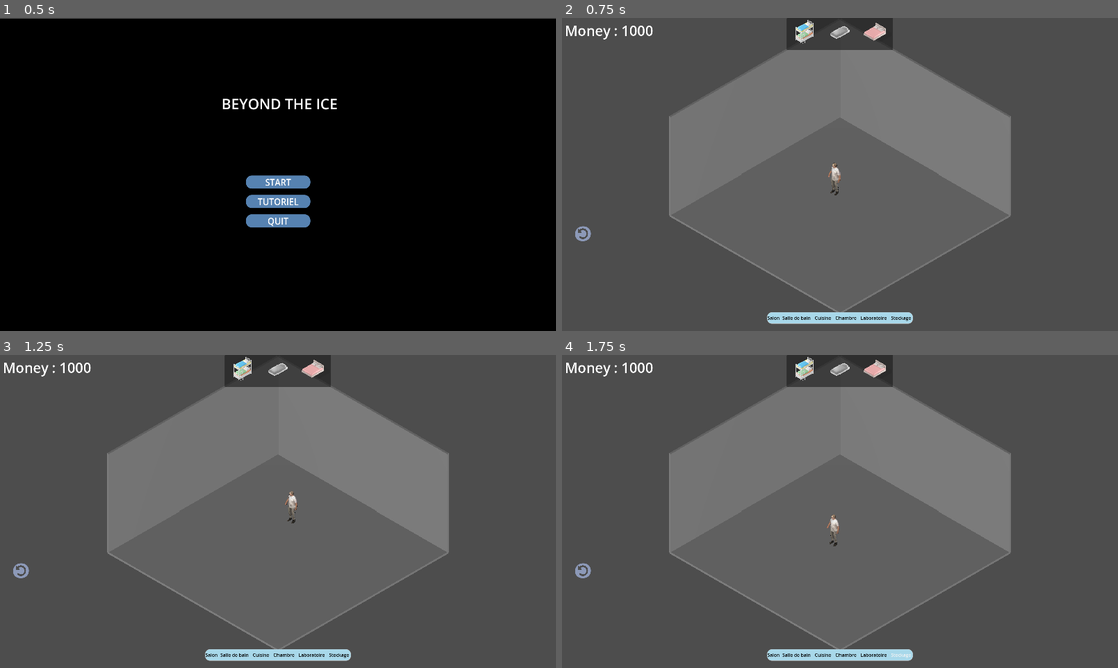
Above: before the commit, frames 1-4 (two rows, left to right).
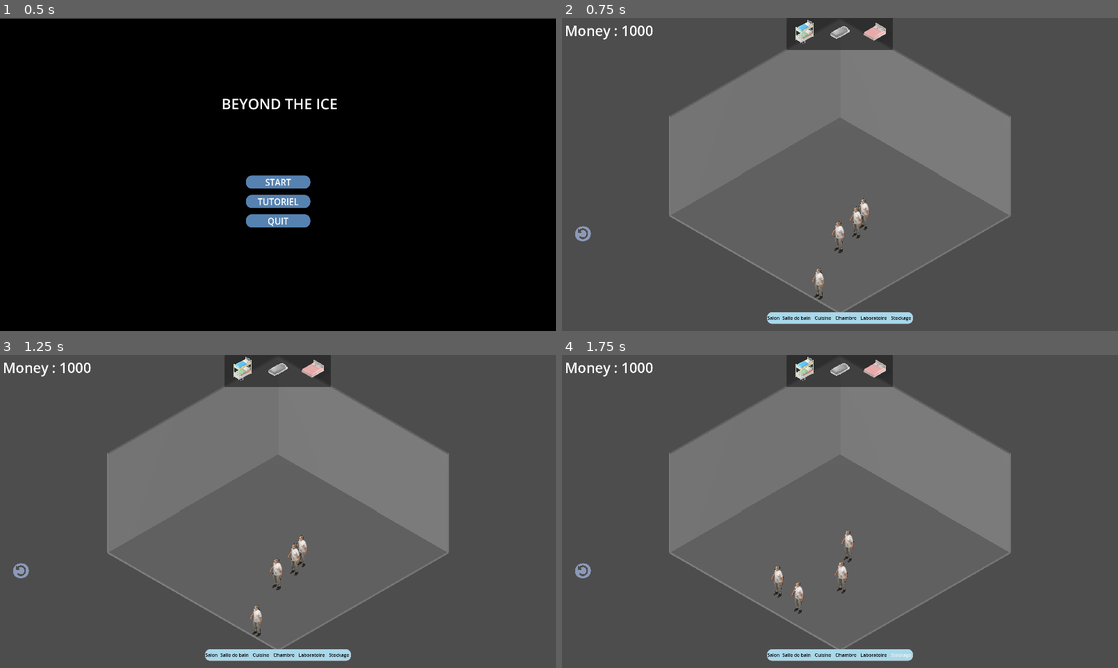
Above: after the commit, the same moments.

Repository: ygr671/beyond-the-ice
Game: Godot game, scene res://menu_principal/menu_principal.tscn
Two runs of this game, one before a commit and one after it. Both use one fixed random seed, a clock stepped at 60 frames per second and the inputs below.
Inputs:
- Up to frame 1 (0.5 s): no input
- Up to frame 2 (0.75 s): click "START" at 0.5 s
- Up to frame 3 (1.25 s): no input
- Up to frame 4 (1.75 s): click "Salon" at 1.25 s

Frame 1 is identical in both runs. In frame 2, 0.5% of the frame differs, in the area x 45-56%, y 46-90%; in frame 3, 0.5%; in frame 4, 0.5%.

Commit message:
Ajout de NPC fixé, script reattaché

Diff:
--- a/Scenes/main_scene.tscn
+++ b/Scenes/main_scene.tscn
@@ -1,9 +1,8 @@
-[gd_scene load_steps=14 format=3 uid="uid://vy68o6b7ni3t"]
+[gd_scene load_steps=13 format=3 uid="uid://vy68o6b7ni3t"]
 
 [ext_resource type="PackedScene" uid="uid://cly3vguseol5j" path="res://Scenes/UIObjectsSelection.tscn" id="1_r150o"]
 [ext_resource type="Texture2D" uid="uid://dn71xijsbmnut" path="res://Import/Icon/undoButtonIcon.png" id="2_6l7je"]
-[ext_resource type="PackedScene" uid="uid://dhb0rh6musbex" path="res://npc/navigation_npc.tscn" id="3_jv6wh"]
-[ext_resource type="PackedScene" uid="uid://bucodnkauoxb" path="res://Import/Models/Nils.fbx" id="5_iacmt"]
+[ext_resource type="Script" uid="uid://bkgkdiw6yfk3v" path="res://Scenes/salle_npc_creation.gd" id="3_jv6wh"]
 
 [sub_resource type="StyleBoxFlat" id="StyleBoxFlat_6l7je"]
 bg_color = Color(0.547312, 0.5998718, 0.720781, 1)
@@ -86,18 +85,13 @@
 [node name="PlacedObjects" type="Node3D" parent="."]
 
 [node name="Salle" type="Node3D" parent="."]
+script = ExtResource("3_jv6wh")
 
 [node name="NavigationRegion3D" type="NavigationRegion3D" parent="Salle"]
 transform = Transform3D(0.5, 0, 0, 0, 0.5, 0, 0, 0, 0.5, -0.9956758, 0.72103035, 0.016869187)
 navigation_mesh = SubResource("NavigationMesh_x6ack")
 
 [node name="MeshInstance3D" type="MeshInstance3D" parent="Salle/NavigationRegion3D"]
-
-[node name="NavigationNPC" parent="Salle" instance=ExtResource("3_jv6wh")]
-transform = Transform3D(1, -7.188646e-09, 9.778887e-09, -7.2759576e-09, 1, 0, 5.5879354e-09, 7.450581e-09, 1, -1.2694951, 0.053144097, -0.5903702)
-input_ray_pickable = false
-
-[node name="Nils" parent="Salle/NavigationNPC" instance=ExtResource("5_iacmt")]
 
 [node name="Sol" type="StaticBody3D" parent="Salle"]
 
--- a/Scenes/salle_npc_creation.gd
+++ b/Scenes/salle_npc_creation.gd
@@ -6,6 +6,7 @@
 	for i in range(4):
 
 		var npc = npc_scene.instantiate() as NavigationNPC
+		npc._init("Nils", "Bienvenue à la base Concordia !", "Nils")
 
 		var random_x = randf_range(0.0, 5.0)
 		var random_z = randf_range(0.0, 5.0)
--- a/npc/navigation_npc.gd
+++ b/npc/navigation_npc.gd
@@ -11,10 +11,11 @@
 	return "Je m'appelle " + npc_name + " " + dialogue
 
 var stuck_timer: float = 0.0
-var STUCK_THRESHOLD: float = 0.0
+var STUCK_THRESHOLD: float = 1.0
 var SPEED: float = 2.0
 var Move: bool = true
 
+# Init
 func _init(name: String = "DefaultName", dialogue_text: String = "Bonjour !", model_name: String = "Nils") -> void:
 	self.npc_name = name
 	self.dialogue = dialogue_text
@@ -29,10 +30,16 @@
 	else:
 		push_warning("Modèle %s introuvable dans Import/Models/" % model_name)
 
-	print("[DEBUG] : NPC créé : ", name, " - ", dialogue_text, " (modèle: ", model_name, ")")
+	print("[DEBUG] : NPC créé :", name, "-", dialogue_text, "(modèle:", model_name, ")")
+
+# Mouvement
+func _physics_process(delta: float) -> void:
+	# Pour corriger le bug de "tremblement" et de bloquage soudain lors du déplacement du NPC
 
 
-func _physics_process(delta: float) -> void:
+	if not Move:
+		return
+
 	var destination = navigation_agent_3d.get_next_path_position()
 	var local_destination = destination - global_position
 	var direction = local_destination.normalized()
@@ -40,30 +47,36 @@
 	velocity = direction * SPEED
 	move_and_slide()
 
-	# Vérifie si le NPC est bloqué
+	# Rotation fluide uniquement quand il bouge
+	if velocity.length() > 0.05:
+		var target_rotation = atan2(direction.x, direction.z)
+		var new_rotation = lerp_angle(rotation.y, target_rotation, 5.0 * delta)
+		rotation.y = new_rotation
+
+	# Détection blocage
 	if velocity.length() < 0.01:
 		stuck_timer += delta
-		if stuck_timer >= STUCK_THRESHOLD and Move == true:
+		if stuck_timer >= STUCK_THRESHOLD:
 			_set_new_random_destination()
 			stuck_timer = 0.0
 	else:
-		stuck_timer = 0.0  # réinitialise si le NPC bouge
-		var target_ratotion = atan2(direction.x, direction.z)
-		var new_rotation = lerp_angle(model.rotation.y, target_ratotion, 5.0 * delta)
-		model.rotation = Vector3(0, new_rotation, 0)
+		stuck_timer = 0.0
 
+# Destinations
 func _set_new_random_destination() -> void:
 	Move = true
 	SPEED = 2.0
-	var random_position := Vector3.ZERO
-	random_position.x = randf_range(-5.0, 5.0)
-	random_position.z = randf_range(-5.0, 5.0)
+	var random_position := Vector3(
+		randf_range(-5.0, 5.0),
+		0,
+		randf_range(-5.0, 5.0)
+	)
 	navigation_agent_3d.set_target_position(random_position)
 
 func _set_destination_null() -> void:
 	SPEED = 0.0
-	Move  = false
+	Move = false
 
 func speed_boost() -> void:
 	SPEED = 2.0
-	Move  = true
+	Move = true
